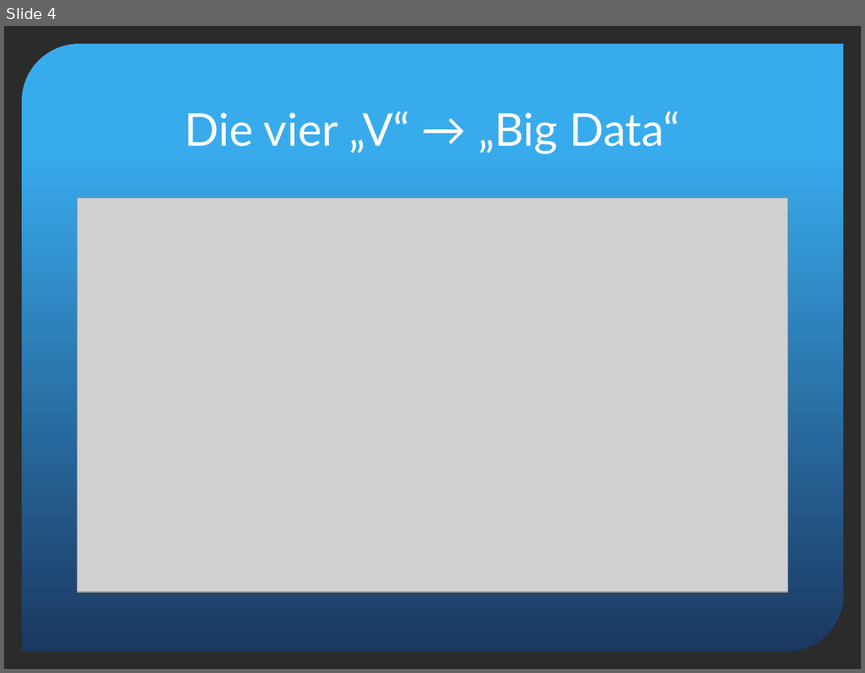
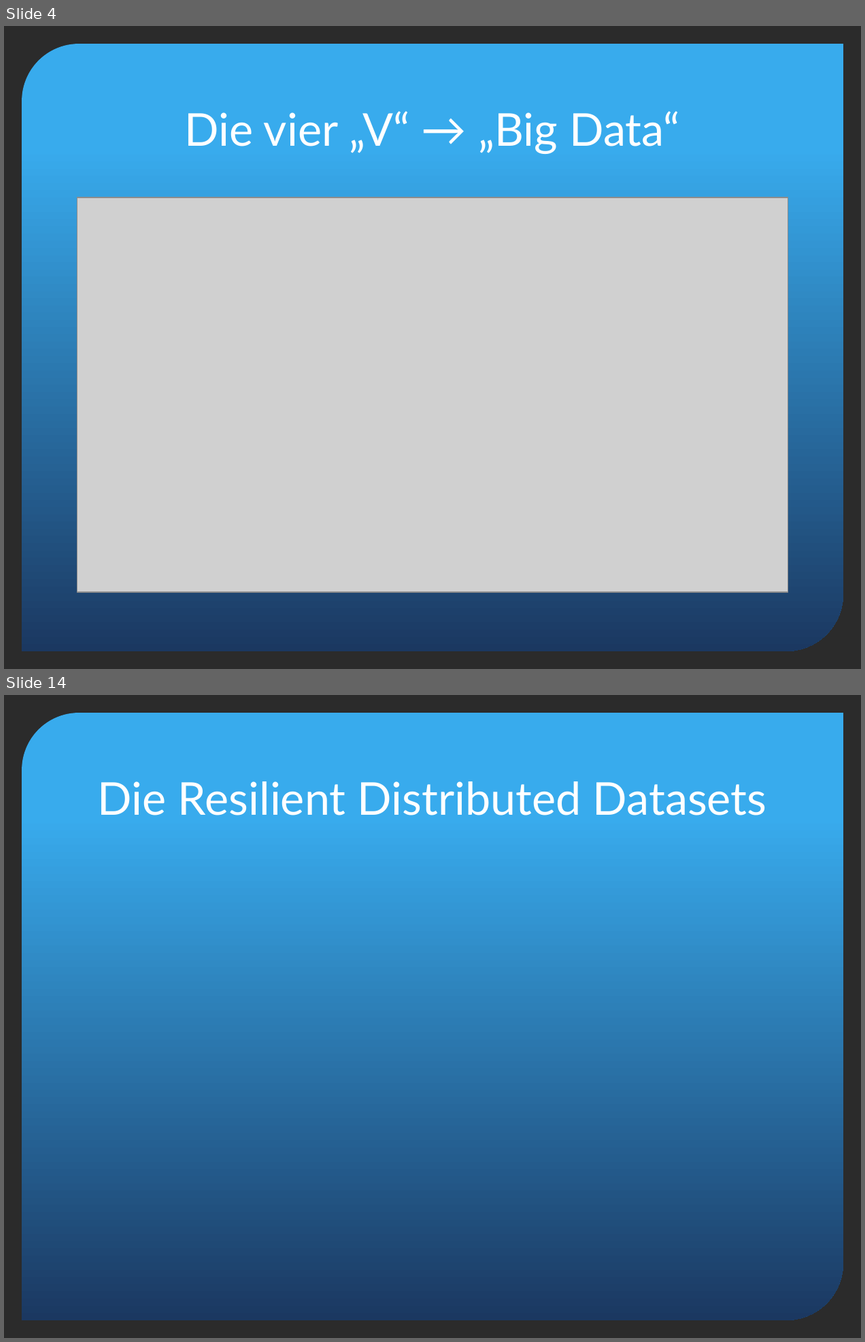
Before and after one commit to segnor/masterthesis, a slide deck: apache_spark/poster/Spark_Presentation.pptx. Shown one above the other, each under a label of ours: slide 4 before the commit, slides 4 and 14 after it; the slides between them are not shown. The pictures are 865x673 and 865x1342 pixels, drawn with LibreOffice and Linux fonts; fonts in the diff are those of the drawing; grey boxes stand for pictures; background and template pictures are left out; a plain dark background stands for a picture behind light text. Boxes give left, top, right and bottom in pixels: in the first picture for what was removed or moved away, otherwise in the second. Text is boxed around its words. In the diff, an @@ line names an element or a change of style, - is before the commit and + after.

```diff
--- a/apache_spark/poster/Spark_Presentation.pptx
+++ b/apache_spark/poster/Spark_Presentation.pptx
@@ slide 14 added at box(4, 695, 861, 1338), background picture (left out); not listed: 1 template element that a slide beside it also shows @@
@@ title added at box(98, 781, 767, 815), 38 pt, text #FFFFFF @@
+Die Resilient Distributed Datasets
```
Also in this commit, not shown: 1 slide changed, 13 other slides added, 4 other files.
